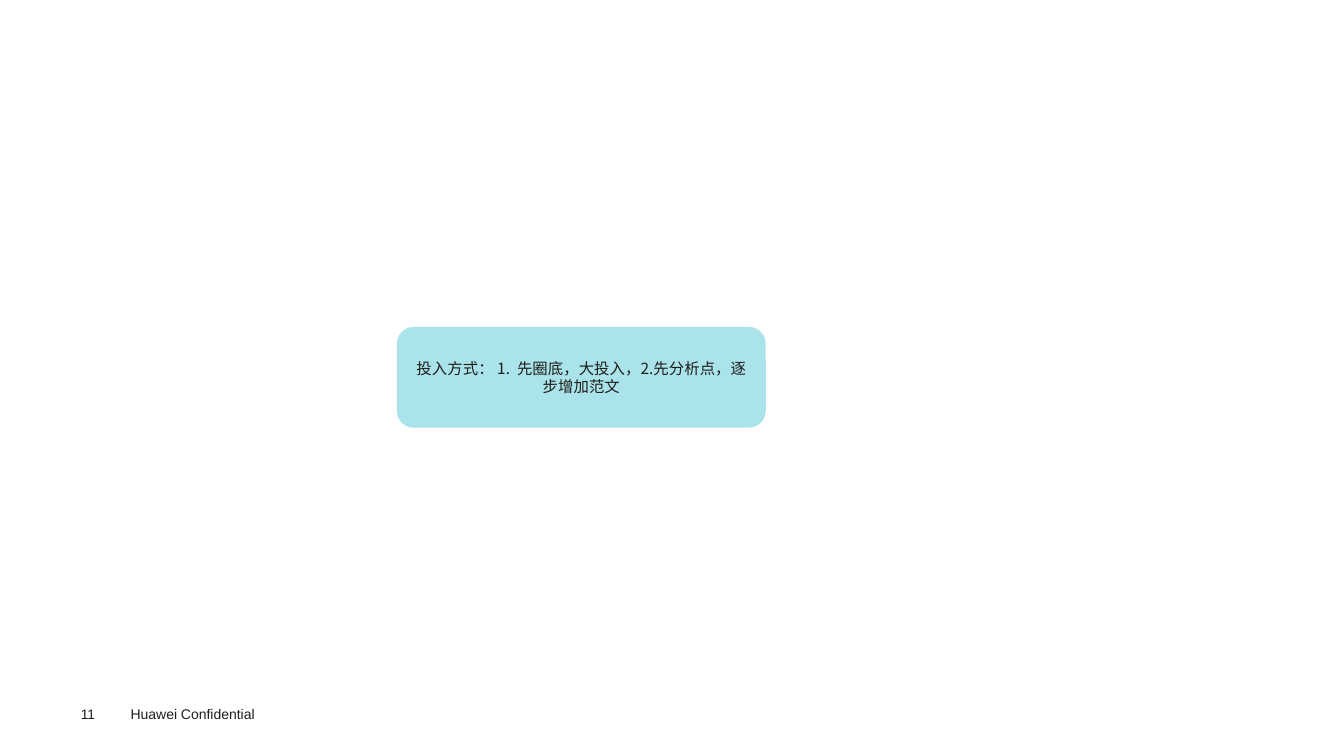
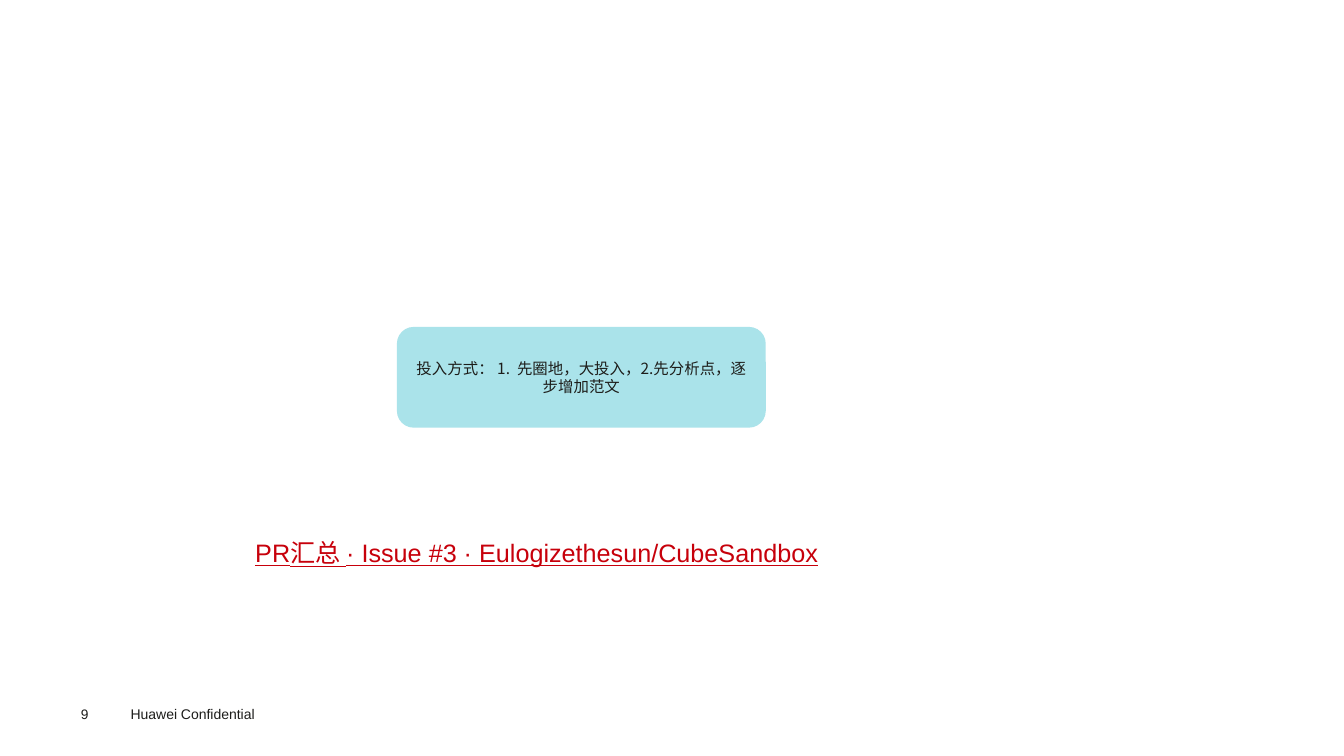
Before and after one commit to sui-zhiyuan/mindvault, a slide deck: slide 9 of slides/Rust_planning.pptx (slide 11 before the commit). Drawn at 1344x756 pixels with LibreOffice and Linux fonts; fonts in the diff are those of the drawing; background and template pictures are left out. Boxes give left, top, right and bottom in pixels: in the first picture for what was removed or moved away, otherwise in the second. Text is boxed around its words. In the diff, an @@ line names an element or a change of style, - is before the commit and + after.

```diff
--- a/slides/Rust_planning.pptx
+++ b/slides/Rust_planning.pptx
@@ text in rounded rectangle at box(416, 361, 746, 393): text changed @@
-投入方式： 1. 先圈底，大投入，2.先分析点，逐步增加范文
+投入方式： 1. 先圈地，大投入，2.先分析点，逐步增加范文
@@ text added at box(255, 542, 818, 568), 18 pt, text #C7000B, underline @@
+PR汇总 · Issue #3 · Eulogizethesun/CubeSandbox
@@ page number at box(81, 709, 89, 719): text changed @@
-11
+9
```
Also in this commit, not shown: 6 other slides changed, 3 slides added, 2 slides removed.
